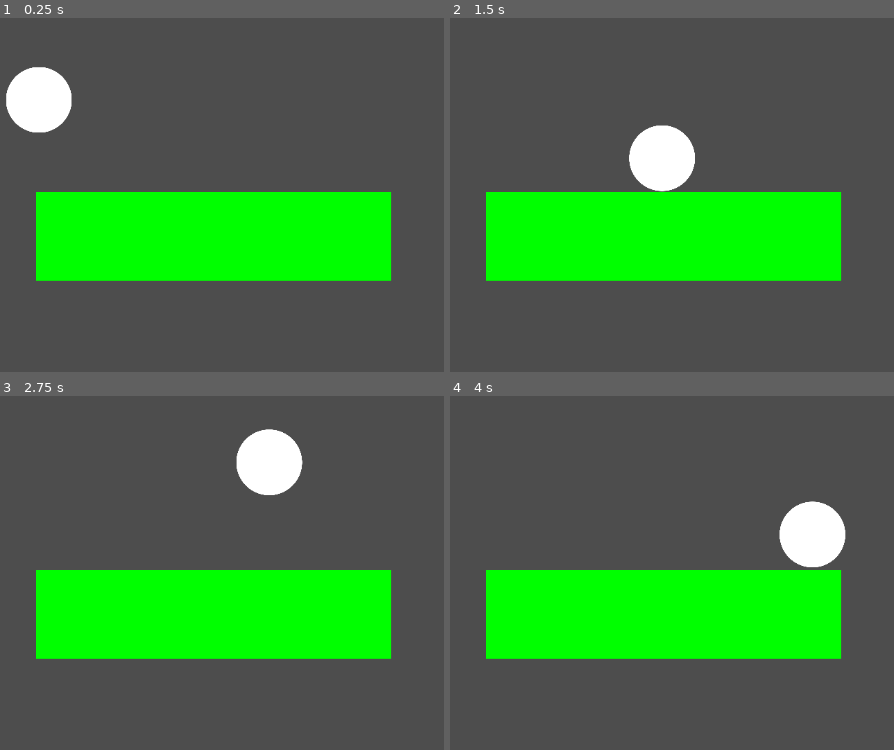
Above: before the commit, frames 1-4 (two rows, left to right).
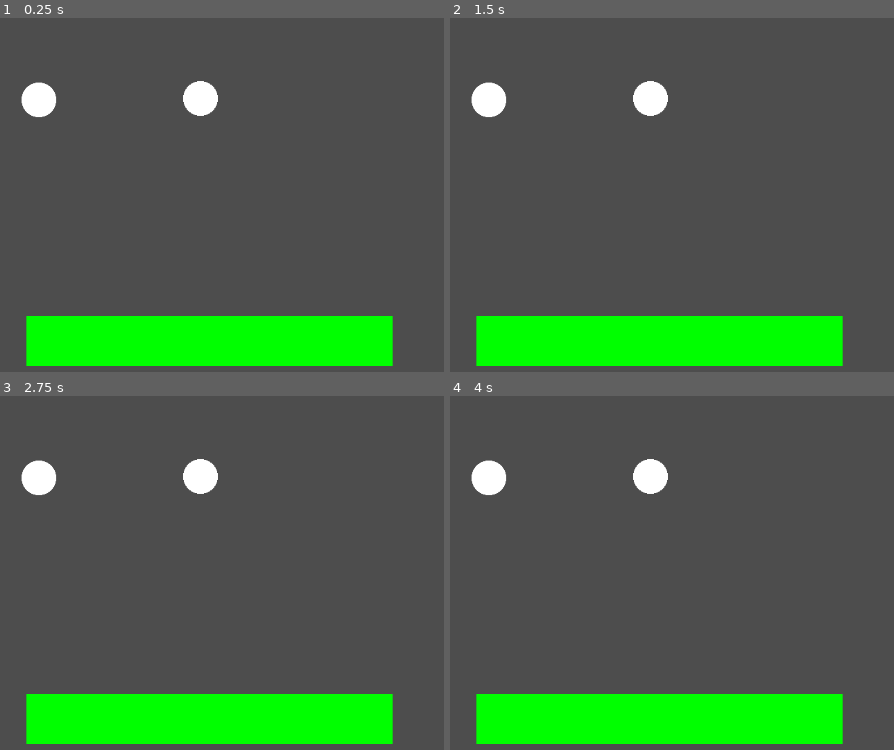
Above: after the commit, the same moments.

Repository: pgrenon1/champain
Game: Godot game, scene res://assets/scenes/race_1.tscn
Two runs of this game, one before a commit and one after it. Both use one fixed random seed, a clock stepped at 60 frames per second and the inputs below.
Inputs (mouse positions are in pixels of both pictures, inside the frame that each line leads up to):
- Up to frame 1 (0.25 s): no input
- Up to frame 2 (1.5 s): tap Enter at 0.5 s; move the mouse to (867, 173) at 0.52 s; tap Space (move, bound only before the commit) at 0.6, 1.35 s; move the mouse to (534, 216) at 1.27 s
- Up to frame 3 (2.75 s): move the mouse to (324, 473) at 2.02 s; tap Space (move, bound only before the commit) at 2.1 s
- Up to frame 4 (4 s): move the mouse to (654, 665) at 2.77 s; tap Space (move, bound only before the commit) at 2.85, 3.6 s; move the mouse to (outside the picture) at 3.52 s

The runs differ from the first frame. In frame 1, 34% of the frame differs, in the area x 1-89%, y 13-99%; in frame 2, 35%; in frame 3, 35%; in frame 4, 35%, in the area x 4-90%, y 17-99%.

Commit message:
Player tweaks

Diff:
--- a/godot/champain/assets/scenes/player.tscn
+++ b/godot/champain/assets/scenes/player.tscn
@@ -8,7 +8,7 @@
 bounce = 0.5
 
 [sub_resource type="CircleShape2D" id="CircleShape2D_7ghod"]
-radius = 47.1699
+radius = 253.18
 
 [node name="Player" type="RigidBody2D"]
 physics_material_override = SubResource("PhysicsMaterial_p470m")
@@ -21,8 +21,9 @@
 metadata/_edit_group_ = true
 
 [node name="Sprite2D" type="Sprite2D" parent="."]
-scale = Vector2(0.189981, 0.189981)
+scale = Vector2(0.1, 0.1)
 texture = ExtResource("2_g87fq")
 
 [node name="CollisionShape2D" type="CollisionShape2D" parent="."]
+scale = Vector2(0.1, 0.1)
 shape = SubResource("CircleShape2D_7ghod")
--- a/godot/champain/assets/scenes/race_1.tscn
+++ b/godot/champain/assets/scenes/race_1.tscn
@@ -7,5 +7,11 @@
 
 [node name="Player" parent="." instance=ExtResource("1_6nthd")]
 position = Vector2(281, 186)
+player_id = 1
 
 [node name="RectangleWall" parent="." instance=ExtResource("2_1eklx")]
+position = Vector2(527, 534)
+scale = Vector2(4.12, 0.56)
+
+[node name="Player2" parent="." instance=ExtResource("1_6nthd")]
+position = Vector2(514, 184)
--- a/godot/champain/assets/scenes/rectangle_wall.tscn
+++ b/godot/champain/assets/scenes/rectangle_wall.tscn
@@ -10,7 +10,6 @@
 
 [node name="RectangleWall" type="StaticBody2D"]
 position = Vector2(533, 383)
-scale = Vector2(4, 1)
 physics_material_override = SubResource("PhysicsMaterial_pa6ve")
 metadata/_edit_group_ = true
 
--- a/godot/champain/assets/scripts/player_controller.gd
+++ b/godot/champain/assets/scripts/player_controller.gd
@@ -2,16 +2,17 @@
 
 @export var speed = 400
 @export var player_id = 0
-# Called when the node enters the scene tree for the first time.
+var validated_checkpoints = []
+
 func _ready() -> void:
-	pass # Replace with function body.
-
-
+	pass
 # Called every frame. 'delta' is the elapsed time since the previous frame.
 func _physics_process(delta: float) -> void:
-	var direction = get_viewport().get_mouse_position() - position
+	var direction = position - get_viewport().get_mouse_position()
 	direction = direction.normalized()
-	if Input.is_action_just_pressed("move"):
+	if Input.is_action_just_pressed("move" + str(player_id)):
 		apply_impulse(direction * speed)
-	#move_and_collide()
 	pass
+
+func validate_checkpoint(id: int):
+	pass
--- a/godot/champain/project.godot
+++ b/godot/champain/project.godot
@@ -17,9 +17,9 @@
 
 [input]
 
-move={
+move1={
 "deadzone": 0.5,
-"events": [Object(InputEventKey,"resource_local_to_scene":false,"resource_name":"","device":-1,"window_id":0,"alt_pressed":false,"shift_pressed":false,"ctrl_pressed":false,"meta_pressed":false,"pressed":false,"keycode":0,"physical_keycode":32,"key_label":0,"unicode":32,"location":0,"echo":false,"script":null)
+"events": [Object(InputEventMouseButton,"resource_local_to_scene":false,"resource_name":"","device":-1,"window_id":0,"alt_pressed":false,"shift_pressed":false,"ctrl_pressed":false,"meta_pressed":false,"button_mask":1,"position":Vector2(195, 22),"global_position":Vector2(204, 68),"factor":1.0,"button_index":1,"canceled":false,"pressed":true,"double_click":false,"script":null)
 ]
 }
 
